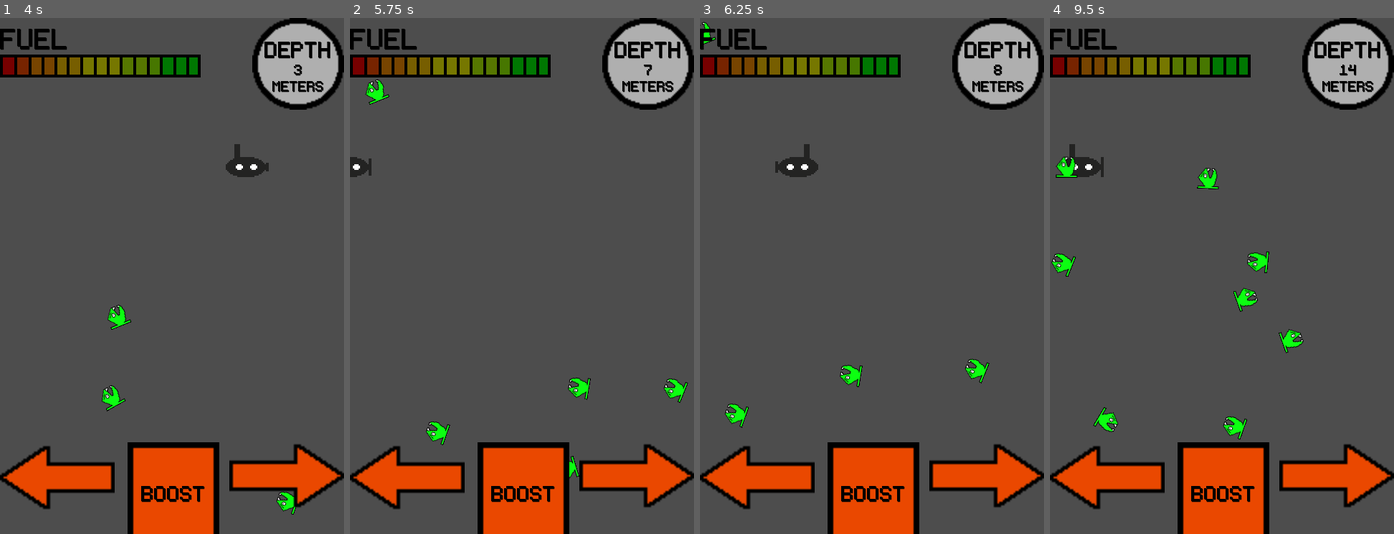
Above: before the commit, frames 1-4 (left to right).
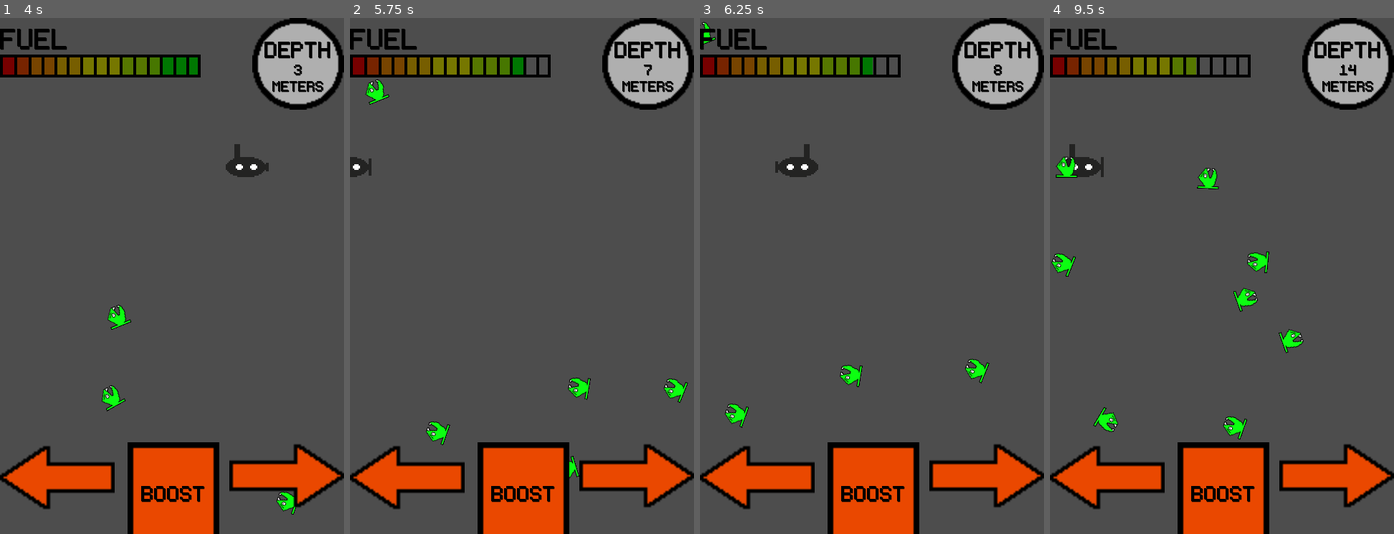
Above: after the commit, the same moments.

Repository: seb-navarro/Endless_Depth
Game: Godot game, scene res://Main/Main.tscn
Same seed, same stepped clock (60 frames per second), same inputs: the game is played once before the commit and once after it.
Inputs:
- Up to frame 1 (4 s): tap Enter at 0.5 s; hold D (move_right) 0.53-1.28 s; hold A (move_left) 1.28-2.03 s; hold D (move_right) 2.03-3.53 s; hold A (move_left) from 3.53 s (still down)
- Up to frame 2 (5.75 s): keep holding A (move_left)
- Up to frame 3 (6.25 s): release A (move_left) at 5.78 s; hold D (move_right) from 5.78 s (still down)
- Up to frame 4 (9.5 s): release D (move_right) at 8.03 s; hold A (move_left) from 8.03 s (still down)

Frame 1 is identical in both runs. In frame 2, 0.2% of the frame differs, in the area x 51-58%, y 7-11%; in frame 3, 0.2%; in frame 4, 0.4%, in the area x 42-58%, y 7-11%.

Commit message:
Implemented functioning fuel gauge

Diff:
--- a/HUD/hud.tscn
+++ b/HUD/hud.tscn
@@ -15,7 +15,7 @@
 [node name="HUD" type="CanvasLayer"]
 script = ExtResource("1_13wvf")
 
-[node name="TextureProgressBar" type="TextureProgressBar" parent="."]
+[node name="FuelGauge" type="TextureProgressBar" parent="."]
 anchors_preset = -1
 anchor_top = 0.071
 anchor_bottom = 0.071
@@ -23,9 +23,9 @@
 offset_right = 280.0
 offset_bottom = 39.88
 grow_vertical = 2
-fill_mode = 1
-texture_under = ExtResource("2_3gtdg")
-texture_progress = ExtResource("3_b70ee")
+value = 100.0
+texture_under = ExtResource("3_b70ee")
+texture_progress = ExtResource("2_3gtdg")
 
 [node name="Fuel" type="Label" parent="."]
 offset_right = 96.0
--- a/Main/main.gd
+++ b/Main/main.gd
@@ -14,10 +14,11 @@
 	if fuel <= 0:
 		game_over()
 
+	$HUD/FuelGauge.value = fuel
+
 
 func _on_player_hit() -> void:
 	fuel -= 10
-	print(fuel)
 
 func new_game():
 	fuel = 100
